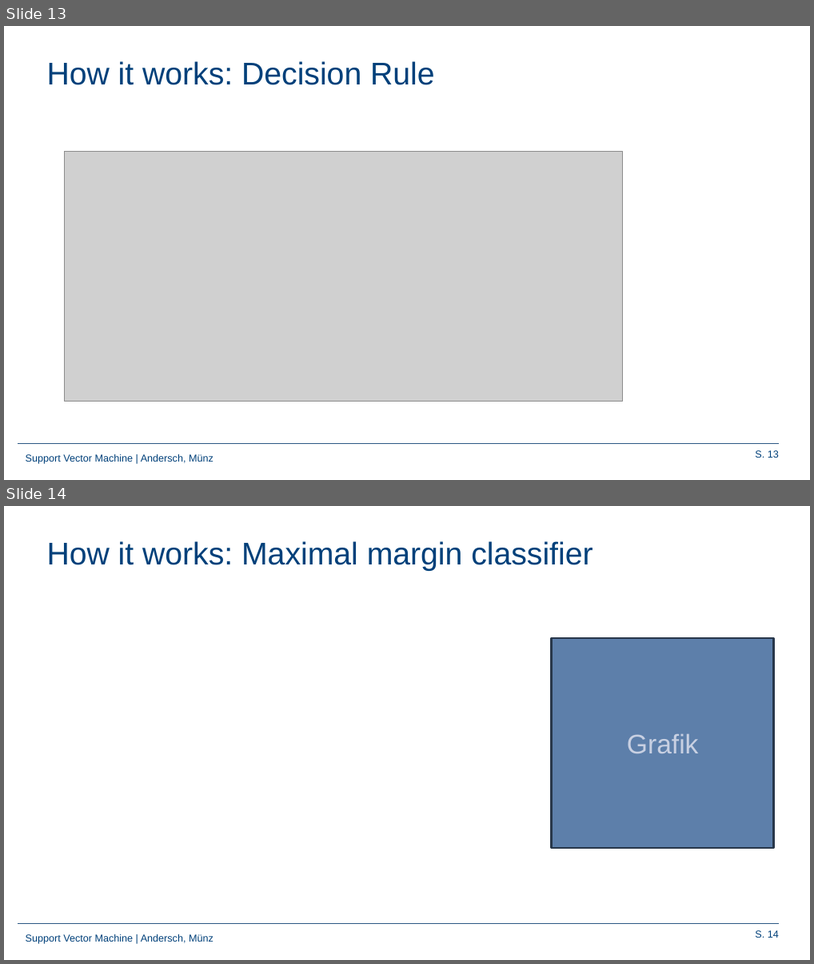
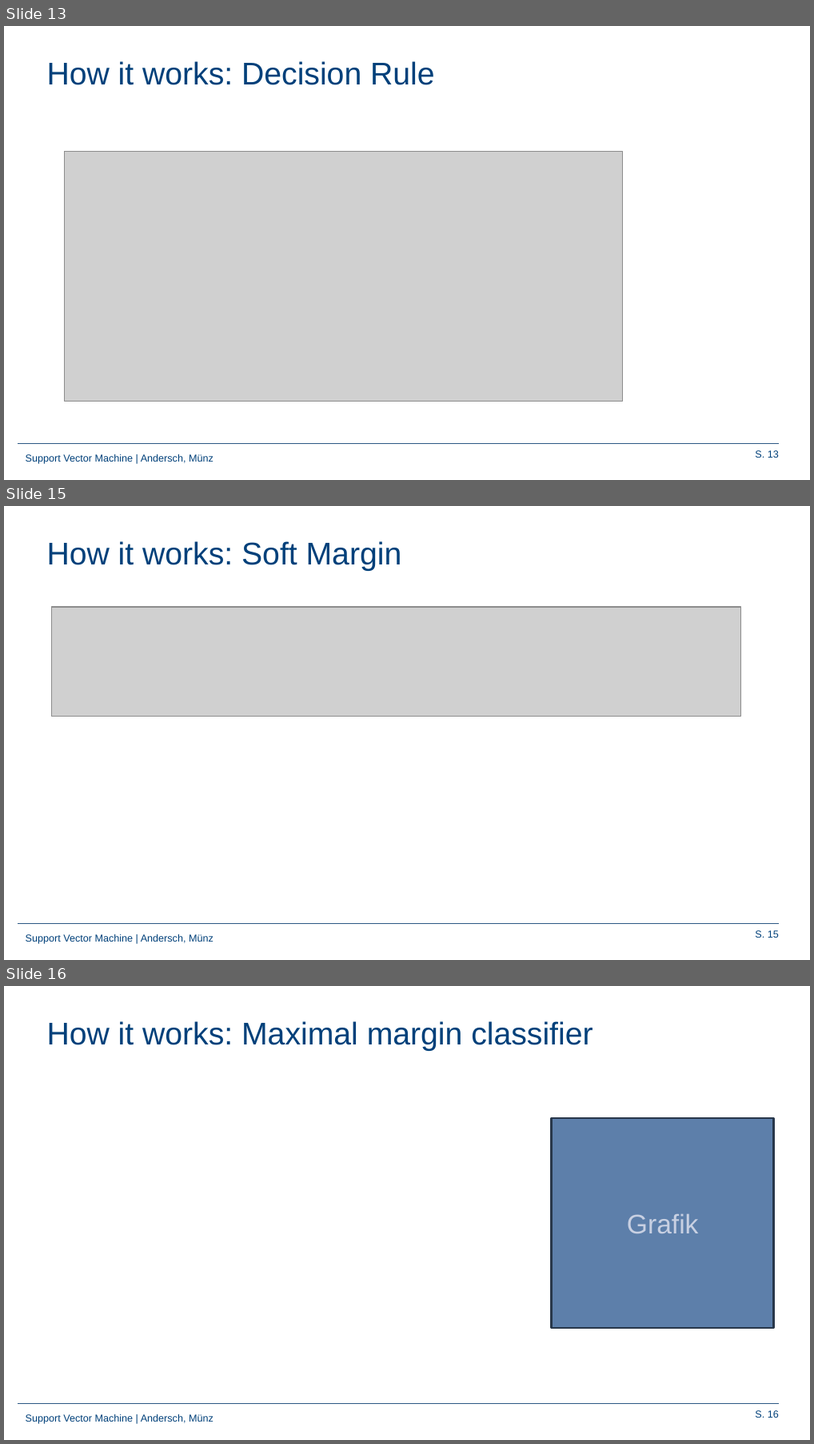
Before and after one commit to Frandersch/Statistical-Machine-Learning, a slide deck: Präsentation/Support Vector Machines.pptx. Shown one above the other, each under a label of ours: slides 13 and 14 before the commit, slides 13, 15 and 16 after it; the slides between them are not shown. The pictures are 814x964 and 814x1444 pixels, drawn with LibreOffice and Linux fonts; fonts in the diff are those of the drawing; grey boxes stand for pictures; background and template pictures are left out. Boxes give left, top, right and bottom in pixels: in the first picture for what was removed or moved away, otherwise in the second. Text is boxed around its words. In the diff, an @@ line names an element or a change of style, - is before the commit and + after.

```diff
--- a/Präsentation/Support Vector Machines.pptx
+++ b/Präsentation/Support Vector Machines.pptx
@@ slide 15 added at (4, 506, 810, 960), background #FFFFFF; not listed: 3 template elements that a slide beside it also shows @@
@@ title added at (47, 541, 402, 571), 28 pt, text #00407A @@
+How it works: Soft Margin
@@ picture added at (51, 607, 741, 716) @@
@@ what was slide 14 is now slide 16 @@
@@ page number at (755, 1410, 779, 1417): text changed @@
-S. 14
+S. 16
```
Also in this commit, not shown: 5 slides changed, 1 other slide added, 6 other files.
